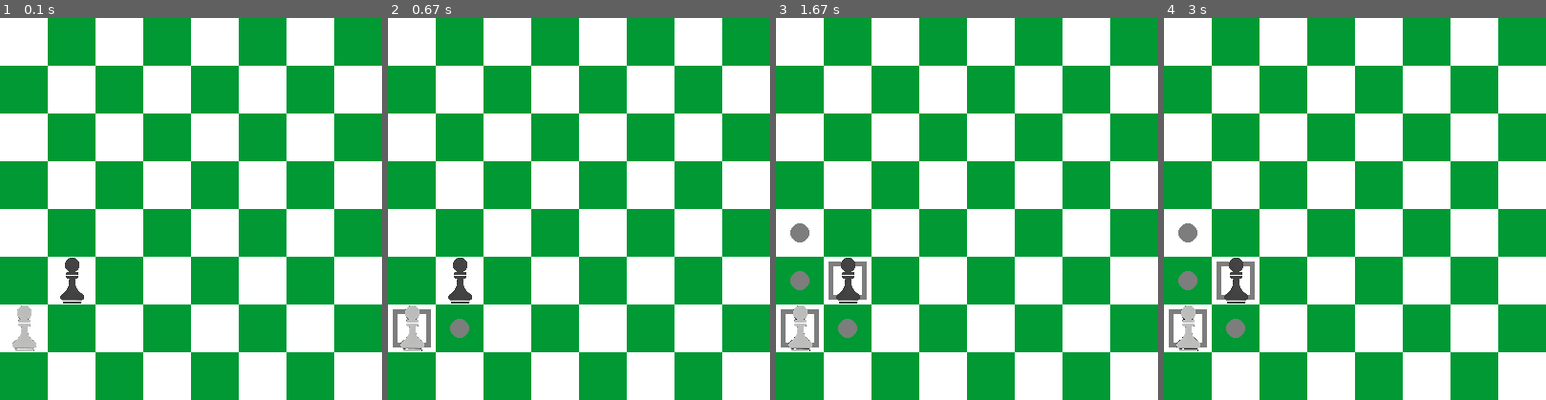
Above: before the commit, frames 1-4 (left to right).
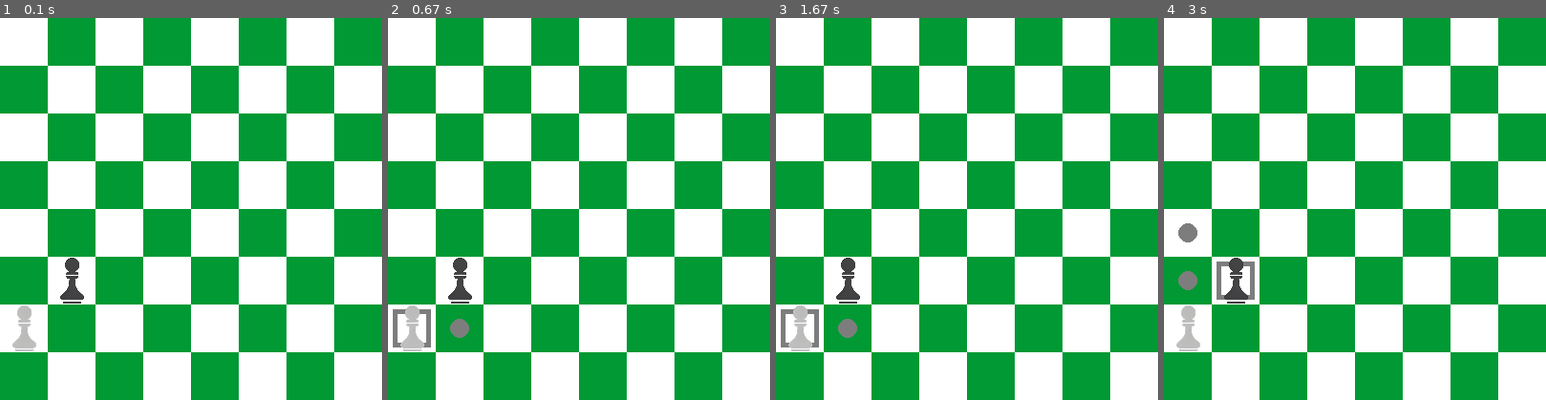
Above: after the commit, the same moments.

Repository: someonewhoexists1210/PygameChess
Game: pygame game, started from main.py
The game is run twice, just before and just after one commit, with the same random seed, the same clock (stepped at 60 frames per second) and the same inputs.
Inputs (mouse positions are in pixels of both pictures, inside the frame that each line leads up to):
- Up to frame 1 (0.1 s): no input
- Up to frame 2 (0.67 s): click (460, 281) at 0.38 s
- Up to frame 3 (1.67 s): click (798, 327) at 0.72 s; click (848, 300) at 1.05 s
- Up to frame 4 (3 s): click (1186, 327) at 2.38 s

The runs differ from the first frame. In frame 1, less than 0.1% of the frame differs, in the area x 3-22%, y 62-88%; in frame 2, less than 0.1%; in frame 3, 0.8%, in the area x 3-24%, y 53-88%; in frame 4, 0.6%.

Commit message:
debugged program and made a main loop function

Diff:
--- a/main.py
+++ b/main.py
@@ -9,7 +9,7 @@
 pygame.display.set_caption('Chess')
 
 
-abcs = 'abcdefgh'
+abcs = '123abcdefghij'
 
 boardpositions = {
 'a1': (0,350),
@@ -117,6 +117,7 @@
                         pygame.draw.rect(WIN, (255,255,255), (n*50,i*50,50,50))
 
 
+
 def square_occupied(sq, isBlack =None):
     if isBlack == None:
         for l in pieces:
@@ -129,6 +130,83 @@
                 if l.isBlack == isBlack:
                     return True
         return False
+def diagonal(sq, piece=None):
+    if piece.worth == 1:
+        result = []
+        if piece.isBlack:
+            if sq[0] !='a':
+                sq1 = abcs[abcs.index(sq[0]) + 1]+str(int(sq[1])-1)
+                if square_occupied(sq1, not piece.isBlack):
+                    result.append(sq1)
+
+            if sq[0] != 'h':
+                sq2 = abcs[abcs.index(sq[0]) - 1]+str(int(sq[1])-1)
+                if square_occupied(sq2, not piece.isBlack):
+                    result.append(sq2)
+
+
+            return result
+        else:
+
+            if sq[0] !='a':
+                sq1 = abcs[abcs.index(sq[0]) - 1]+str(int(sq[1])+1)
+                if square_occupied(sq1, not piece.isBlack):
+                    result.append(sq1)
+
+            if sq[0] != 'h':
+                sq2 = abcs[abcs.index(sq[0]) + 1]+str(int(sq[1])+1)
+                if square_occupied(sq2, not piece.isBlack):
+                    result.append(sq2)
+
+
+            return result
+
+
+
+
+    tempsq = sq
+    tr = []
+    bl = []
+    tl = []
+    br = []
+
+    # Check Top-Right Diagonal
+    while tempsq[0] != 'h' and tempsq[1] != ' 8':
+            tempsq = abcs[abcs.index(tempsq[0]) + 1]+str(int(tempsq[1])+1)
+            tr.append(tempsq)
+            if square_occupied(tempsq):
+                break
+
+    #Reset while loop
+    tempsq = sq
+
+    # Check Bottom-Left Diagonal
+    while tempsq[0] != 'a' and tempsq[1] != '1':
+        tempsq = abcs[abcs.index(tempsq[0]) - 1]+str(int(tempsq[1])-1)
+        if square_occupied(tempsq):
+                break
+        bl.append(tempsq)
+
+
+    tempsq = sq
+
+    # Check Top-Left Diagonal
+    while tempsq[0] != 'a' and tempsq[1] != '8':
+        tempsq = abcs[abcs.index(tempsq[0]) - 1]+str(int(tempsq[1])+1)
+        if square_occupied(tempsq):
+                break
+        tl.append(tempsq)
+
+    tempsq = sq
+
+    # Check Bottom-Right Diagonal
+    while tempsq[0] != 'h' and tempsq[1] != '1':
+        tempsq = abcs[abcs.index(tempsq[0]) + 1]+str(int(tempsq[1])-1)
+        if square_occupied(tempsq):
+                break
+        br.append(tempsq)
+
+    return tr + tl + br +bl
 
 class piece:
     def __init__(self, square, isBlack, img, worth):
@@ -203,87 +281,6 @@
         self.draw_moves()
 
 
-
-
-def diagonal(sq, piece=None):
-    if piece.worth == 1:
-        result = []
-        if piece.isBlack:
-            if sq[0] !='a':
-                sq1 = abcs[abcs.index(sq[0]) + 1]+str(int(sq[1])-1)
-                if square_occupied(sq1, not piece.isBlack):
-                    result.append(sq1)
-
-            if sq[0] != 'h':
-                sq2 = abcs[abcs.index(sq[0]) - 1]+str(int(sq[1])-1)
-                if square_occupied(sq2, not piece.isBlack):
-                    result.append(sq2)
-
-
-            return result
-        else:
-
-            if sq[0] !='a':
-                sq1 = abcs[abcs.index(sq[0]) - 1]+str(int(sq[1])+1)
-                if square_occupied(sq1, not piece.isBlack):
-                    result.append(sq1)
-
-            if sq[0] != 'h':
-                sq2 = abcs[abcs.index(sq[0]) + 1]+str(int(sq[1])+1)
-                if square_occupied(sq2, not piece.isBlack):
-                    result.append(sq2)
-
-
-            return result
-
-
-
-
-    tempsq = sq
-    tr = []
-    bl = []
-    tl = []
-    br = []
-
-    # Check Top-Right Diagonal
-    while tempsq[0] != 'h' and tempsq[1] != ' 8':
-            tempsq = abcs[abcs.index(tempsq[0]) + 1]+str(int(tempsq[1])+1)
-            tr.append(tempsq)
-            if square_occupied(tempsq):
-                break
-
-    #Reset while loop
-    tempsq = sq
-
-    # Check Bottom-Left Diagonal
-    while tempsq[0] != 'a' and tempsq[1] != '1':
-        tempsq = abcs[abcs.index(tempsq[0]) - 1]+str(int(tempsq[1])-1)
-        if square_occupied(tempsq):
-                break
-        bl.append(tempsq)
-
-
-    tempsq = sq
-
-    # Check Top-Left Diagonal
-    while tempsq[0] != 'a' and tempsq[1] != '8':
-        tempsq = abcs[abcs.index(tempsq[0]) - 1]+str(int(tempsq[1])+1)
-        if square_occupied(tempsq):
-                break
-        tl.append(tempsq)
-
-    tempsq = sq
-
-    # Check Bottom-Right Diagonal
-    while tempsq[0] != 'h' and tempsq[1] != '1':
-        tempsq = abcs[abcs.index(tempsq[0]) + 1]+str(int(tempsq[1])-1)
-        if square_occupied(tempsq):
-                break
-        br.append(tempsq)
-
-    return tr + tl + br +bl
-
-
 blp_a= pawn('a7', True, BPAWN)
 blp_b= pawn('b3', True, BPAWN)
 blp_c= pawn('c7', True, BPAWN)
@@ -305,17 +302,57 @@
 
 pieces = [blp_b, wp_a]
 
-while True:
-
-    for p in pieces:
-        p.draw()
-    for event in pygame.event.get():
-        if event.type==pygame.QUIT:
-            pygame.quit()
-            sys.exit()
-        if event.type == pygame.MOUSEBUTTONDOWN:
-                pos = pygame.mouse.get_pos()
-                for i in pieces:
-                    if i.click(pos):
-                        i.check_moves()
-    pygame.display.update()
+def main():
+    clicked_on_piece= None
+    run = True
+    clock = pygame.time.Clock()
+
+    def redraw():
+        nonlocal clicked_on_piece
+
+        #Board Initialization
+        for i in range(0,8):
+            for n in range(8):
+                if i%2==0:
+                    if n%2==1:
+                        pygame.draw.rect(WIN, (0,153,51), (n*50,i*50,50,50))
+                    else:
+                        pygame.draw.rect(WIN, (255,255,255), (n*50,i*50,50,50))
+                else:
+                    if n%2==0:
+                        pygame.draw.rect(WIN, (0,153,51), (n*50,i*50,50,50))
+                    else:
+                        pygame.draw.rect(WIN, (255,255,255), (n*50,i*50,50,50))
+
+
+
+        #Draw Piece Selected
+        if clicked_on_piece != None:
+            clicked_on_piece.check_moves()
+            print(clicked_on_piece.moves)
+
+        #Blit pieces
+        for piec in pieces:
+            piec.draw()
+
+        #Event Checking
+        pos = pygame.mouse.get_pos()
+        for event in pygame.event.get():
+                if event.type==pygame.QUIT:
+                    pygame.quit()
+                    sys.exit()
+                if event.type == pygame.MOUSEBUTTONDOWN:
+                    for x in pieces:
+                        if x.click(pos):
+                            clicked_on_piece = x
+
+
+    while run:
+            clock.tick(60)
+            redraw()
+            for event in pygame.event.get():
+                if event.type==pygame.QUIT:
+                    pygame.quit()
+                    sys.exit()
+            pygame.display.update()
+main()
